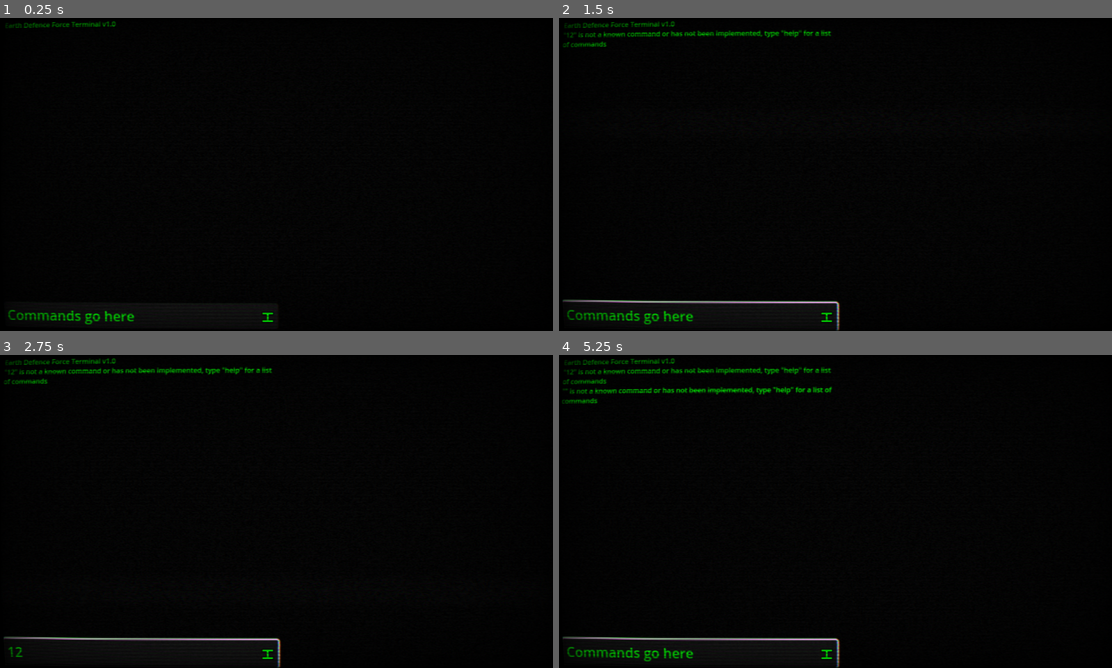
Above: before the commit, frames 1-4 (two rows, left to right).
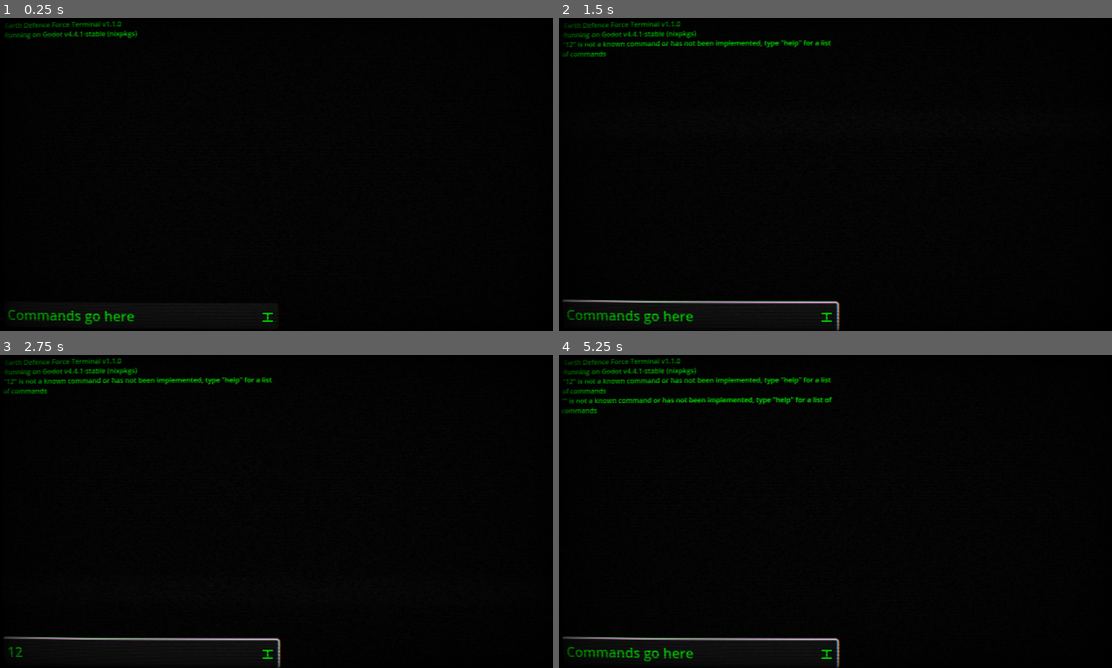
Above: after the commit, the same moments.

Repository: sphis-Sinco/EDFT
Game: Godot game, scene res://EDFT.tscn
The game is run twice, just before and just after one commit, with the same random seed, the same clock (stepped at 60 frames per second) and the same inputs.
Inputs (mouse positions are in pixels of both pictures, inside the frame that each line leads up to):
- Up to frame 1 (0.25 s): no input
- Up to frame 2 (1.5 s): click (697, 318) at 0.52 s; type "12" at 0.6 s; tap Enter at 1.25 s; hold Up (ui_up) from 1.28 s (still down)
- Up to frame 3 (2.75 s): tap Space at 2 s; release Up (ui_up) at 2.03 s; hold Down (ui_down) from 2.03 s (still down)
- Up to frame 4 (5.25 s): tap Enter at 2.75, 5 s; release Down (ui_down) at 2.78 s; hold Up (ui_up) 2.78-4.28 s; tap Space at 4.25 s; hold Down (ui_down) from 4.28 s (still down)

The runs differ from the first frame. In frame 1, 0.3% of the frame differs, in the area x 0-25%, y 1-7%; in frame 2, 1.2%; in frame 3, 1.2%; in frame 4, 2.4%, in the area x 0-50%, y 1-19%.

Commit message:
GDFT version string now is softcoded

Diff:
--- a/assets/scripts/global.gd
+++ b/assets/scripts/global.gd
@@ -9,9 +9,6 @@
 	var file = FileAccess.open(path, FileAccess.READ)
 	var content = file.get_as_text()
 	return content
-
-# game info
-const GAME_VERSION = "1.0"
 
 # command responses
 const COMMAND_UNKNOWN = '"$cmd" is not a known command or has not been implemented, type "help" for a list of commands'
--- a/assets/scripts/leftText.gd
+++ b/assets/scripts/leftText.gd
@@ -1,7 +1,7 @@
 extends RichTextLabel
 
 func _ready():
-	text = 'Earth Defence Force Terminal v'+Global.GAME_VERSION
+	text = 'Earth Defence Force Terminal v'+ProjectSettings.get_setting("application/config/version")+'\nRunning on Godot v'+Engine.get_version_info()["string"]
 	Global.DIRECTORY = Global.DIRECTORY_HOME
 
 func _unhandled_input(event):
Not shown, changed: CHANGELOG.md
